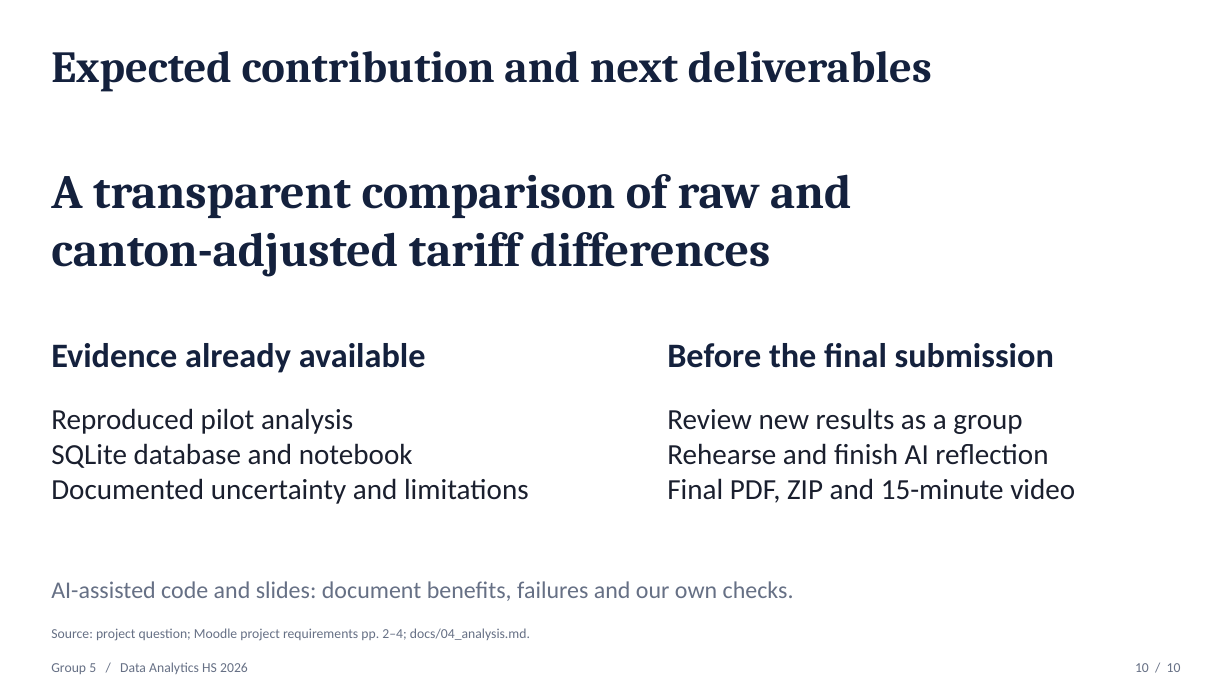
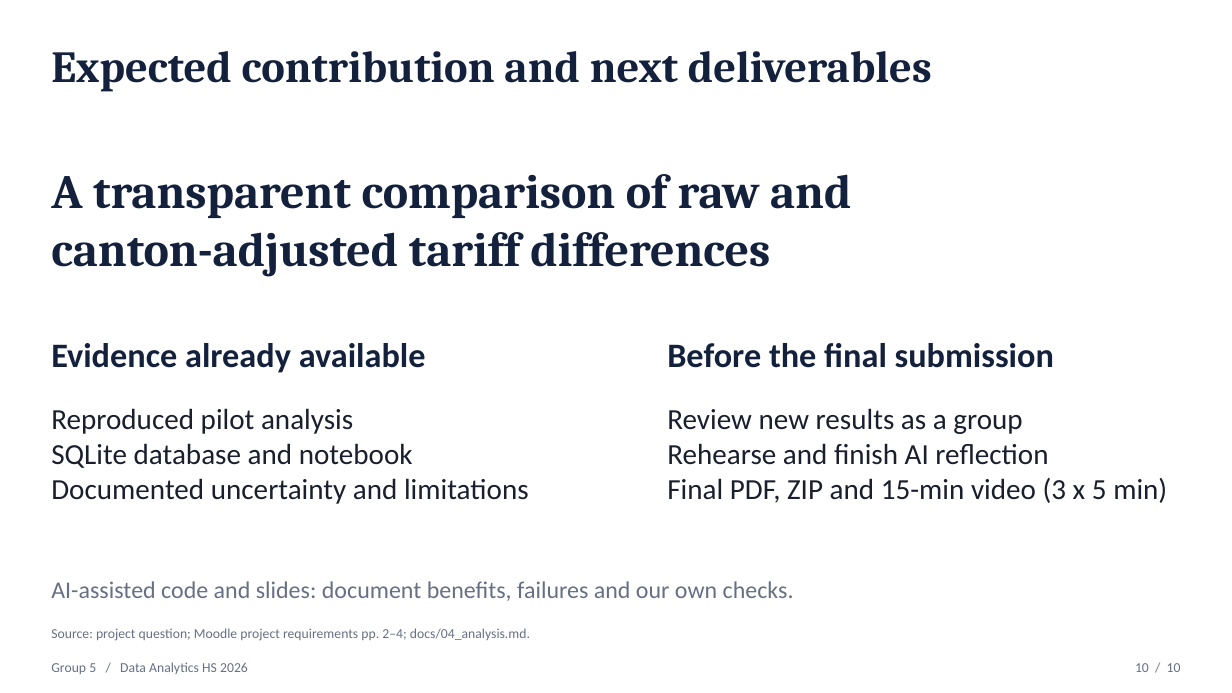
Before and after one commit to LEYERI/data-analytics-group-05, a slide deck: slide 10 of presentation/v3/presentation_concept_group_05_EN_v3.pptx. Drawn at 1232x693 pixels with LibreOffice and Linux fonts; fonts in the diff are those of the drawing. Boxes give left, top, right and bottom in pixels: in the first picture for what was removed or moved away, otherwise in the second. Text is boxed around its words. In the diff, an @@ line names an element or a change of style, - is before the commit and + after.

Commit message:
docs: address review feedback and link repository in concept slides

```diff
--- a/presentation/v3/presentation_concept_group_05_EN_v3.pptx
+++ b/presentation/v3/presentation_concept_group_05_EN_v3.pptx
@@ text at (x1=667, y1=408, x2=1167, y2=503): text changed @@
-Review new results as a group
-Rehearse and finish AI reflection
-Final PDF, ZIP and 15-minute video
+Review new results as a group
+Rehearse and finish AI reflection
+Final PDF, ZIP and 15-min video (3 x 5 min)
```
Also in this commit, not shown: 1 other slide changed, 14 other files.
